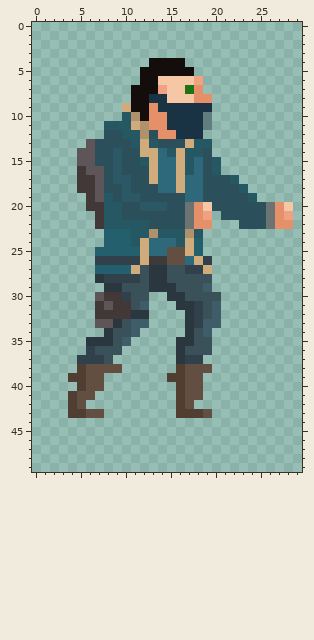
Two versions of one pixel-art sprite, Galactic Explorers/Assets/Art/Idle2.png. The picture above is the old version.
The file is 300x500 pixels, drawn in blocks of 10x10; one block is one cell here. Colours within 5 levels of each other are drawn and written as one.
New version:
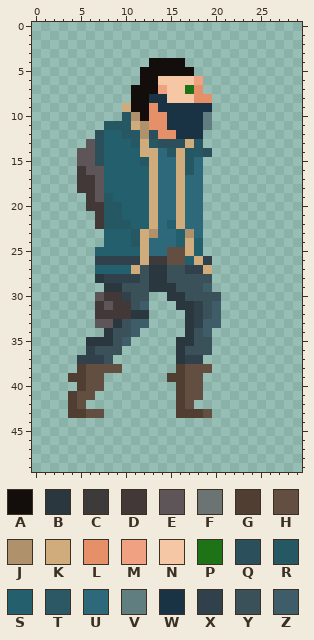
Palette (. is transparent): A #130d0b  B #2a373f  C #3c3a3a  D #423838  E #5d5558  F #6b7473  G #503e33  H #634f42  J #af916b  K #d0ab7c  L #e6906a  M #f0a182  N #f5c7a5  P #1e7316  Q #2b505b  R #265864  S #245f6d  T #2c5865  U #2d687b  V #607e80  W #1a3344  X #30414c  Y #3a515a  Z #3f5d69
Edits made:
Changed rows in their new state; - is an unchanged pixel.
first column x 7:
12 QSS-------------------
13 -SSS--------.---------
14 -SSSS-----------------
15 -SSSS-------..--------
16 -SSSSS------..--------
17 -SSSSS------....------
18 -SSSSSK-----.....-----
19 --SSSSKUUK--......----
20 ---SSSKUUKUU..........
21 ---SSSKUUKUU.-........
22 ----SSKUSKUU.---......
23 -----K-UUS-U----------
24 ---------S------------
26 ----------S-----------
Changed places in both pictures, as pixel boxes (x1, y1, x2, y2):
changed: (95, 130, 293, 265)
